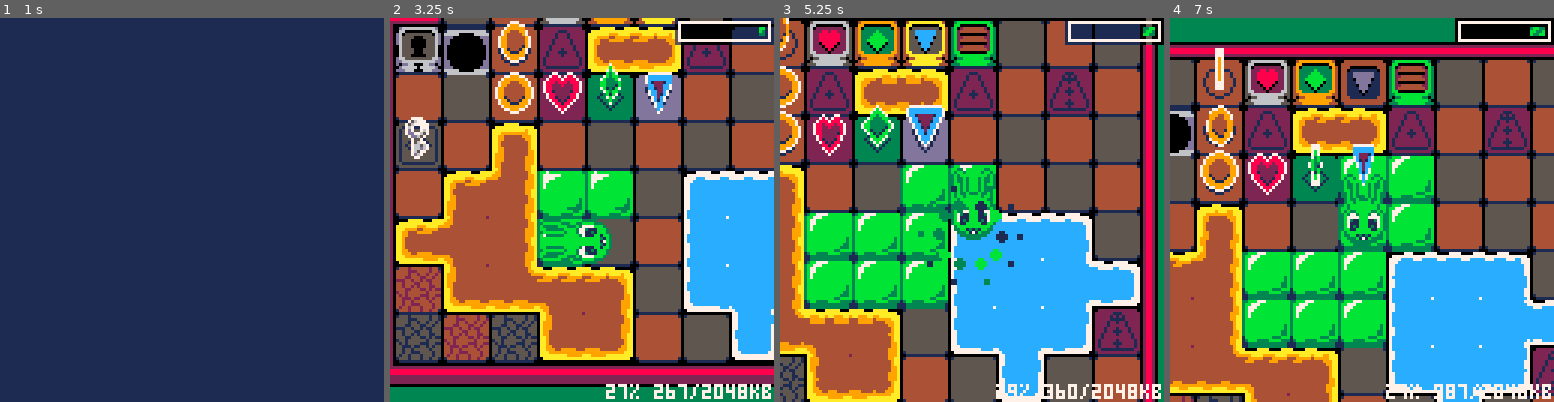
Above: before the commit, frames 1-4 (left to right).
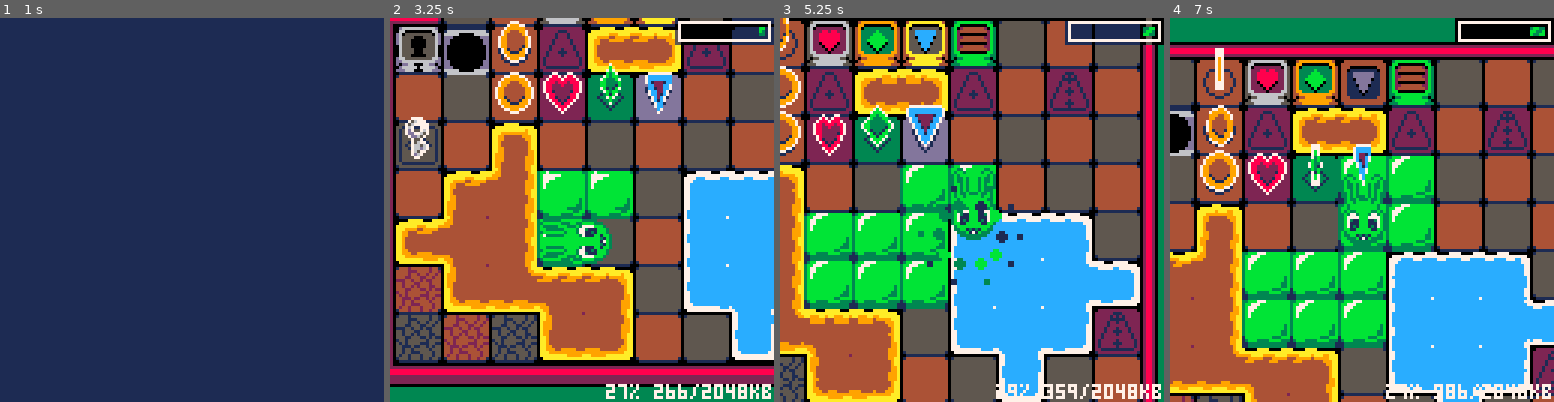
Above: after the commit, the same moments.

Repository: CyanSorcery/blobun_mini
Game: PICO-8 cartridge blobun_mini.p8
Two runs of this game, one before a commit and one after it. Both use one fixed random seed, a clock stepped at 60 frames per second and the inputs below.
Inputs:
- Up to frame 1 (1 s): tap O (Z key) at 0.33, 0.7 s
- Up to frame 2 (3.25 s): tap X (X key) at 1.07, 2.07, 2.4, 2.73, 3.07 s; tap O (Z key) at 1.43, 2.22, 3.1 s; hold Left 1.97-2.37 s; hold Down 2.42-2.82 s; hold Right from 2.87 s (still down)
- Up to frame 3 (5.25 s): tap X (X key) every 0.33 s from 3.4 to 5.07 s; release Right at 3.53 s; hold Up 3.58-4.08 s; tap O (Z key) at 3.98, 4.87 s; hold Right 4.13-4.53 s; hold Down 4.58-5.08 s; hold Left from 5.13 s (still down)
- Up to frame 4 (7 s): tap X (X key) every 0.33 s from 5.4 to 6.73 s; tap O (Z key) at 5.75, 6.63 s; release Left at 5.8 s; hold Up 5.85-6.18 s; hold Left 6.23-6.63 s; hold Down from 6.68 s (still down)

Frame 1 is identical in both runs. In frame 2, less than 0.1% of the frame differs, in the area x 75-78%, y 95-100%; in frame 3, less than 0.1%; in frame 4, 0.2%, in the area x 47-78%, y 32-100%.

Commit message:
squeeze out tokens

Diff:
--- a/blobun_mini.p8
+++ b/blobun_mini.p8
@@ -19,7 +19,7 @@
  -- offset of the currently loaded data (so we don't reload it if not necessary)
  g_px9_ind_sprites, g_px9_ind_music = 0, 0
 
- local _offset, _data = 0x8000, peek2(0x8000)
+ local _offset, _data = 0x8000, %0x8000
  -- note: this table matches the type order
  local _t = {g_px9_sprites, g_px9_spr_flags, g_px9_music, g_px9_map, g_px9_sfx}
  while _data != 0 do
@@ -27,7 +27,7 @@
   add(_t[(_data >> 13)&0x7], _offset+2)
   -- move forward and see what the next data is
   _offset += 2 + (_data&0x1fff)
-  _data = peek2(_offset)
+  _data = %_offset
  end
 
  -- tile lut
@@ -120,16 +120,16 @@
  g_func_update()
 
  g_intro_anim = min(g_intro_anim + 0.1, 1)
- if (g_game_mode_target != nil) then
+ if g_game_mode_target != nil then
   g_outro_anim = max(g_outro_anim - 0.1)
-  if (g_outro_anim == 0) then
-   if (g_game_mode_target == 0) then
+  if g_outro_anim == 0 then
+   if g_game_mode_target == 0 then
     unpack_title()
-   elseif (g_game_mode_target == 1) then
+   elseif g_game_mode_target == 1 then
     unpack_stage_select()
-   elseif (g_game_mode_target == 2) then
+   elseif g_game_mode_target == 2 then
     unpack_level(g_puzz_world_target, g_puzz_level_target)
-   elseif (g_game_mode_target == 3) then
+   elseif g_game_mode_target == 3 then
     unpack_intro()
    end
    -- reset everything
@@ -141,7 +141,7 @@
  for i,_pane in pairs(g_menu) do _pane:m_step(i) end
 
  -- play a sound effect this frame?
- if (g_play_sfx != nil) then
+ if g_play_sfx != nil then
   if (setting_get(5)) sfx((g_play_sfx >> 10) & 0x3f, 3, (g_play_sfx >> 5) & 0x1f, g_play_sfx & 0x1f)
   g_play_sfx = nil
  end
@@ -161,7 +161,7 @@
 
  -- draw transition?
  local _anim = g_intro_anim * g_outro_anim
- if (_anim < 1) then
+ if _anim < 1 then
   local _w = 64 * cos(_anim >> 2)
   rectfill(0, 0, _w, 127, 1)
   rectfill(127 - _w, 0, 127, 127, 1)
@@ -226,9 +226,10 @@
    g_arrow_list - arrows that are shown on the playfield
    g_undo_queue - queue of undo steps for this puzzle
    g_particles - all particles currently in use
+   g_obj_delete - objects to delete this frame
    g_shimmer_water - for animating water/lava
  ]]
- g_object_list, g_arrow_list, g_undo_queue, g_particles, g_shimmer_water = {}, {}, {}, {}, 0b1111000111110000.1110000111111000
+ g_object_list, g_arrow_list, g_undo_queue, g_particles, g_obj_delete, g_shimmer_water = {}, {}, {}, {}, {}, 0b1111000111110000.1110000111111000
 
  --[[
    g_level_tiles - how many tiles in the stage
@@ -293,12 +294,12 @@
   _level_data[i] = _dstile
   _mod = ((_dsx + _dsy) % 4 == 2) and 1 or 0
   -- now, read this out onto the playfield
-  if (_dstile > 0) then
+  if _dstile > 0 then
    put_mirrored_tile(_dsx, _dsy, 16 + _mod)
   end
   -- move ahead in the tileset, moving to the next row as needed
   _dsx += 2
-  if (_dsx >= _level_width) then
+  if _dsx >= _level_width then
    _dsx = 1
    _dsy += 2
   end
@@ -323,7 +324,7 @@
   mset(_dsx + 32, _dsy, _tile)
   -- place a floor tile + allow collision here?
   -- note: 0 off means cant pass, 1 means can pass, 2 means slimed
-  if (_tile != 0) then
+  if _tile != 0 then
    -- place free tile, may be overwritten below though
    mset(_dsx + 48, _dsy, 1)
    place_puzz_tile(_dsx, _dsy, _tile)
@@ -356,7 +357,7 @@
   if (_tile == 44) add(g_object_list, create_obj_gen_key(_dsx, _dsy))
 
   _dsx += 1
-  if (_dsx >= _level_width) then
+  if _dsx >= _level_width then
    _dsy += 1
    _dsx = 0
   end
@@ -377,14 +378,14 @@
  local _tile_tl = tonum("0x"..sub(g_tile_lut, _offset, _offset+1))
 
  -- do we place a tile?
- if (_tile_tl != 0) then
+ if _tile_tl != 0 then
   -- offset for cracked floors
   if (_tile_tl == 124 and (_x + _y) % 2 == 0) _tile_tl += 2
   -- figure out the map coordinates
   local _map_x, _map_y = (_x << 1) + 1, (_y << 1) + 1
-  if (_tile_tl == 191 or _tile_tl == 207) then
+  if _tile_tl == 191 or _tile_tl == 207 then
    put_1x4_tile(_map_x, _map_y, _tile_tl)
-  elseif (_tile_tl < 83) then
+  elseif _tile_tl < 83 then
    put_mirrored_tile(_map_x, _map_y, _tile_tl)
   else
    put_x16_tile(_map_x, _map_y, _tile_tl)
@@ -431,7 +432,7 @@
 
    -- don't do this unless the center tile is 0 since
    -- we can know in advance we wont put a tile
-   if (_mcc == 0) then
+   if _mcc == 0 then
    -- figure out what each tile is gonna be, then run the function on it
     _place_func((_mbl + _mbc + _mcl + _mcc == 0 and 1 or 0)
      | (_mbr + _mbc + _mcr + _mcc == 0 and 2 or 0)
--- a/compress_assets.p8
+++ b/compress_assets.p8
@@ -148,7 +148,7 @@
 	local function putbit(bval)
 		if (bval>0) byte+=bit
 		poke(dest, byte) bit<<=1
-		if (bit==256) then
+		if bit==256 then
 			bit=1 byte=0
 			dest += 1
 		end
--- a/scripts/s_config.lua
+++ b/scripts/s_config.lua
@@ -24,7 +24,7 @@
  ]]
 
  -- if the first bit isn't set in the last slot, we need to initialize this
- if (dget(63) == 0) then
+ if dget(63) == 0 then
   -- set initial options
   dset(63, 0b01110101)
   -- set initial time on all stages (means it hasn't been beaten)
--- a/scripts/s_gameplay.lua
+++ b/scripts/s_gameplay.lua
@@ -16,7 +16,7 @@
  if (g_redraw_coin) redraw_coin_blocks()
 
  -- update conveyer belts? otherwise, redraw lava
- if (g_even_frame) then redraw_conveyers() else redraw_waterlava() end
+ if g_even_frame then redraw_conveyers() else redraw_waterlava() end
 
  redraw_slimetrail()
 
@@ -79,7 +79,7 @@
  fillp()
 
  -- did we win or lose?
- if (g_level_win or g_level_lose) then
+ if g_level_win or g_level_lose then
   draw_wavy_text(g_level_win and "stage clear!" or "❎ undo", g_level_win and 42 or 50, _bott_msg_y + 5, 7, 1.3)
  end
 end
@@ -237,7 +237,7 @@
     or (_lh >> 1) - 60
 
  -- process objects, but only if the stage animation is done
- if (g_intro_anim * g_outro_anim == 1) then
+ if g_intro_anim * g_outro_anim == 1 then
   proc_objects()
   proc_particles()
  end
@@ -264,7 +264,7 @@
 
  for _del in all(g_obj_delete) do
   for _obj in all(g_object_list) do
-   if (_obj.pos == _del) then
+   if _obj.pos == _del then
     del(g_object_list, _obj)
     break
    end
--- a/scripts/s_menu.lua
+++ b/scripts/s_menu.lua
@@ -11,7 +11,7 @@
   m_step = function(self, _index)
    local _m_count = count(g_menu)
    local _is_top_pane = _index == _m_count
-   if (self.m_anim_incr > 0 and self.m_anim_factor == 1) then
+   if self.m_anim_incr > 0 and self.m_anim_factor == 1 then
     if (btnp(2)) self.m_highlight = max(self.m_highlight - 1, 1)
     if (btnp(3)) self.m_highlight = min(self.m_highlight + 1, count(self.m_items))
     -- confirm
@@ -47,18 +47,18 @@
 
    local _base_x, _base_y = _x1 + 8, _y1 + 6
     for _ind,_item in pairs(self.m_items) do
-     if (_base_y < _y2 - 9) then
+     if _base_y < _y2 - 9 then
       _sx1, _sy1, _sx2, _sy2 = _x1 + 3, _base_y - 3, _x2 - 3, _base_y + 7
       _is_hilite = _ind == self.m_highlight
 	    if (_is_hilite) rectfill(_sx1, _sy1, _sx2, _sy2, 2)
       pal(7, _is_hilite and 7 or 13)
       ?_item.i_label, _base_x, _base_y, 7
-      if (_is_hilite) then
+      if _is_hilite then
        fillp(g_fillp_diag[ceil(g_fillp_anim)])
 	     rect(_sx1, _sy1, _sx2, _sy2, 154)
 	     fillp(0)
 	    end
-      if (_item.i_setting != nil) then
+      if _item.i_setting != nil then
        spr(setting_get(_item.i_setting) and 101 or 96, _x2 - 11, _base_y - 2)
       end
 	   end
--- a/scripts/s_nongame.lua
+++ b/scripts/s_nongame.lua
@@ -35,7 +35,7 @@
  g_title_scroll += 0.025
  g_title_scroll %= 1
 
- if (g_intro_countdown > 0) then
+ if g_intro_countdown > 0 then
   g_intro_countdown -= 1
   -- skip countdown?
   if (btnp() & 0x30 > 0) g_intro_countdown = 0
@@ -47,9 +47,9 @@
  g_title_scroll += 0.01
  g_title_scroll %= 1
 
- if (count(g_menu) == 0) then
+ if count(g_menu) == 0 then
   -- create title menu?
-  if (btnp(4)) then
+  if btnp(4) then
    menu_create(24, 96, 80, {
    menu_item_base("start game", function()
     set_game_mode(1)
@@ -74,7 +74,7 @@
    end)
   })
   -- back button to go back to title screen?
-  elseif (btnp(5)) then
+  elseif btnp(5) then
    set_game_mode(3)
   end
  end
@@ -119,11 +119,11 @@
  local _sy1, _end, _is_hilite = 22 - (_start * 10), _start + 10
  for _y,_st in ipairs(g_levels[g_sss_menu_world]) do
   _is_hilite, _sy2 = _y == g_sss_menu_stage, _sy1 + 10
-  if (_y > _start and _y < _end) then
+  if _y > _start and _y < _end then
    if (_is_hilite) rectfill(4, _sy1, 88, _sy2, 2)
    pal(7, _is_hilite and 7 or 3)
    ?(_y > 9 and "" or " ").._y.." ".._st.l_name, 8, _sy1 + 3, 7
-   if (_is_hilite) then
+   if _is_hilite then
     fillp(g_fillp_diag[ceil(g_fillp_anim)])
     rect(4, _sy1, 88, _sy2, 154)
     fillp(0)
--- a/scripts/s_player.lua
+++ b/scripts/s_player.lua
@@ -46,7 +46,7 @@
 
 
  -- allow input buffer?
- if (_obj.anim >= 0.65) then
+ if _obj.anim >= 0.65 then
   if (btn(0)) g_new_dir = 2
   if (btn(1)) g_new_dir = 0
   if (btn(2)) g_new_dir = 1
@@ -54,7 +54,7 @@
  end
 
  -- fix fractional precision errors
- if (_obj.anim + 0.001 >= 1 and not g_level_win and not g_level_lose) then
+ if _obj.anim + 0.001 >= 1 and not g_level_win and not g_level_lose then
   -- did she just stop moving?
   if (_obj.ismove == true) player_end_move(_obj)
 
@@ -64,7 +64,7 @@
   -- move her around the playfield?
   _obj.sprint = false
   local _new_dir = g_new_dir
-  if (_new_dir != -1 or g_puzz_use_portal) then
+  if _new_dir != -1 or g_puzz_use_portal then
    -- do a check if this is solid or not. if we're on portal, we can move
    local _can_move, _check, _chx, _chy = g_puzz_use_portal, 1, _obj.x + cos(_new_dir >> 2), _obj.y + sin(_new_dir >> 2)
    if (g_puzz_on_convey or setting_get(2)) _check = 3 -- allow for move on slime
@@ -78,12 +78,12 @@
    -- reset the buffered input and face us in this direction
    g_new_dir, _obj.dir = -1, _new_dir
    -- can we actually move here?
-   if (_can_move and not g_level_lose) then
+   if _can_move and not g_level_lose then
 
     g_level_started = true
 
     -- record the playfield before making a move?
-    if (not g_puzz_use_portal and not g_puzz_on_convey) then
+    if not g_puzz_use_portal and not g_puzz_on_convey then
      -- update the end turn position for the next undo
      _obj.startturnx, _obj.startturny = _obj.x, _obj.y
      add_undo()
@@ -105,7 +105,7 @@
  end
 
  -- have we won?
- if (g_level_win == false and g_level_touched >= g_level_tiles) then
+ if g_level_win == false and g_level_touched >= g_level_tiles then
   g_level_win = true
   -- get rid of menu options since we have our own
   for i=1,5 do menuitem(i) end
@@ -133,27 +133,27 @@
  if (_tile == 73 and _obj.pstate == 2) _tile = 105
 
  -- toggle keys
- if (_tile == 2) then
+ if _tile == 2 then
   do_key_swap(3, 4, 19, 20) -- heart
   _collectcol = {8, 7}
   g_play_sfx = g_sfx_lut.t_switch
  end
- if (_tile == 34) then
+ if _tile == 34 then
   do_key_swap(35, 36, 21, 22) -- diamond
   _collectcol = {11, 7}
   g_play_sfx = g_sfx_lut.t_switch
  end
- if (_tile == 66) then
+ if _tile == 66 then
   do_key_swap(67, 68, 23, 24) -- triangle
   _collectcol = {12, 7}
   g_play_sfx = g_sfx_lut.t_switch
  end
 
- if (_tile == 98) then
+ if _tile == 98 then
   g_puzz_coins += 1
   _collectcol = {10, 9, 7}
   g_play_sfx = g_sfx_lut.t_coin
-  if (g_puzz_coins == 3) then
+  if g_puzz_coins == 3 then
    g_puzz_coins = 0
    do_key_swap(99, 100, 25, 26)
    g_play_sfx = g_sfx_lut.t_switch
@@ -164,7 +164,7 @@
  -- states: 0 normal, 1 fire, 2 ice
  local _st = {{11, 3, 1}, {10, 9, 8}, {7, 6, 13}}
  for i=0,2 do
-  if (_tile == 8 | (i << 5)) then
+  if _tile == 8 | (i << 5) then
    _obj.pstate = i
    _collectcol = _st[i + 1]
    g_play_sfx = g_sfx_lut.p_state[i + 1]
@@ -173,11 +173,11 @@
 
  -- is this an octogem?
  for i=0,7 do
-  if (_tile == 15 | (i << 5) and g_puzz_octogems == i) then
+  if _tile == 15 | (i << 5) and g_puzz_octogems == i then
    g_puzz_octogems += 1
    _collectcol = {14, 7}
    -- find the destination octogem
-   if (g_puzz_octogems < 8) then
+   if g_puzz_octogems < 8 then
     local _dest = find_tile_loc(15 | (g_puzz_octogems << 5))
     if (_dest != nil) part_create_octogem(_xcenter, _ycenter, (_dest.x << 4) + 12, (_dest.y << 4) + 12)
    end
@@ -185,14 +185,14 @@
   end
  end
  -- did we just get the last octogem? if so, process it and reset
- if (g_puzz_octogems == 8) then
+ if g_puzz_octogems == 8 then
   do_key_swap(74,106,27, 28)
   g_puzz_octogems = 0
  end
 
  -- is this a key? if we don't have one, go ahead and pick it up
- if (_tile == 44) then
-  if (_obj.haskey) then _destroy_obj = false else
+ if _tile == 44 then
+  if _obj.haskey then _destroy_obj = false else
    _obj.haskey = true
    _collectcol = {6, 13, 5}
   end
@@ -205,7 +205,7 @@
  local _oldx, _oldy = _obj.oldx, _obj.oldy
  local _prevtile = mget(_oldx + 32, _oldy)
  -- was the tile previous a slime trap?
- if (_prevtile == 137) then
+ if _prevtile == 137 then
   -- unslime this spot and clear it for re-entry
   -- this just sets the tile ID to a clear spot
   place_puzz_tile(_oldx, _oldy, 160)
@@ -234,11 +234,11 @@
 
  -- are we on a floor portal?
  g_puzz_use_portal = false
- if (_tile == 5 or _tile == 37 or _tile == 69 or _tile == 101) then
+ if _tile == 5 or _tile == 37 or _tile == 69 or _tile == 101 then
   -- delete portal, then find pair
   mset(_x + 32, _y, 1)
   local _pair_loc = find_tile_loc(_tile)
-  if (_pair_loc != nil) then
+  if _pair_loc != nil then
    -- set our new position to where we're going
    _obj.oldx, _obj.oldy = _obj.x, _obj.y
    _obj.x, _obj.y = _pair_loc.x - 32, _pair_loc.y
@@ -250,14 +250,14 @@
  if (_collectcol != nil) part_create_item_grab(_xcenter, _ycenter, _collectcol)
 
  -- is this the end of this turn?
- --if (not g_puzz_use_portal and not g_puzz_on_convey) then
+ --if not g_puzz_use_portal and not g_puzz_on_convey then
  --end
 
  -- coco note: this *could* be optimized, but let's keep the code readable unless we need those tokens
  -- did we overlap our own trail?
  if (mget(_obj.x + 48, _obj.y) & 2 == 2) player_destroy(_obj)
  -- process stuff that destroys stephanie
- if (
+ if
  -- did we step on a lava tile and aren't in the right state
   (_tile == 41 and _obj.pstate == 0) or
  -- did we step on an ice tile and aren't in the right state
@@ -268,13 +268,13 @@
   (_tile == 39 and g_puzz_zapper_turn == 2) or -- cyan
   (_tile == 7 and g_puzz_zapper_turn == 1) or -- magenta
   (_tile == 71 and g_puzz_zapper_turn == 0) -- yellow
- ) then
+  then
   player_destroy(_obj, true)
   _doslime = false
  end
 
  -- put slime on the playfield here?
- if (_doslime == true) then
+ if _doslime then
   g_level_touched += 1
   mset(_obj.x + 48, _obj.y, 2)
   local _dx, _dy = (_obj.x << 1) + 1, (_obj.y << 1) + 1
@@ -285,7 +285,7 @@
 
 function player_destroy(_obj, _kill)
  g_level_lose = true
- if (_kill == true) then
+ if _kill == true then
   _obj.isdead = true
   local _col = _obj.pstate == 1 and {4, 9,10} or {1, 3,11}
   if (_obj.pstate == 2) _col = {5, 13,6}
@@ -302,21 +302,21 @@
  local _dir, _x, _y, _offset, _dir = _obj.dir, (_obj.x << 4), (_obj.y << 4)
 
  -- fire/ice states respectively
- if (_obj.pstate == 1) then
+ if _obj.pstate == 1 then
   pal(3,8)
   pal(11,9)
- elseif (_obj.pstate == 2) then
+ elseif _obj.pstate == 2 then
   pal(3,13)
   pal(11,6)
  end
 
  -- do animation?
- if (_obj.anim < 1) then
+ if _obj.anim < 1 then
   -- if on conveyer, use linear animation
   -- if not, use curved animation
-  if (g_puzz_on_convey) then
+  if g_puzz_on_convey then
    _offset = _obj.anim
-  elseif (_obj.anim < 0.5) then
+  elseif _obj.anim < 0.5 then
    _offset = 0.5 + (cos(_obj.anim * 0.5) * -0.5)
   else
    _offset = 0.5 - (cos(_obj.anim * 0.5) * 0.5)
@@ -332,7 +332,7 @@
 
  local _xflip, _yflip = cos(_obj.dir >> 2) < 0, sin(_obj.dir >> 2) < 0
  local _xpos, _ypos = _xflip and _x or _x - 8, _yflip and _y or _y - 8
- if (_obj.dir % 2 == 0) then
+ if _obj.dir % 2 == 0 then
   spr(211, _xpos, _y + 7, 3, 1, _xflip)
   spr(211, _xpos, _y, 3, 1, _xflip, true)
  else
@@ -370,7 +370,7 @@
  palt()
 
  -- does she have the key? if so, draw the extra circle
- if (_obj.haskey) then
+ if _obj.haskey then
   spr(144, 32, 104)
   spr(144, 39, 104, 1, 1, true)
  end
@@ -386,7 +386,7 @@
  end
  clip()
  -- draw the second circle?
- if (_obj.haskey) then
+ if _obj.haskey then
   spr(145, 32, 104)
   spr(145, 39, 104, 1, 1, true)
  end
--- a/scripts/s_util.lua
+++ b/scripts/s_util.lua
@@ -9,20 +9,20 @@
    _tile = mget(_x, _y)
 
    -- only do this if this tile hasn't been slimed
-   if (mget(_x + 16, _y) & 2 == 0) then
-    if (_tile == _src_tile) then
+   if mget(_x + 16, _y) & 2 == 0 then
+    if _tile == _src_tile then
      _tgt_tile, _tgt_tl, _block = _dst_tile, _dst_tl, 1
-    elseif (_tile == _dst_tile) then
+    elseif _tile == _dst_tile then
      _tgt_tile, _tgt_tl, _block = _src_tile, _src_tl, 0
     end
 
     -- swap the tile ids in the workspace as well as the visuals
-    if (_tgt_tile != nil) then
+    if _tgt_tile != nil then
      _doflip = _dst_tl < 56
      mset(_x, _y, _tgt_tile)
      mset(_x + 16, _y, _block)
      _tx, _ty = ((_x - 32) << 1) + 1, (_y << 1) + 1
-     if (_doflip) then put_mirrored_tile(_tx, _ty, _tgt_tl) else put_x16_tile(_tx, _ty, _tgt_tile) end
+     if _doflip then put_mirrored_tile(_tx, _ty, _tgt_tl) else put_x16_tile(_tx, _ty, _tgt_tile) end
     end
    end
   end
